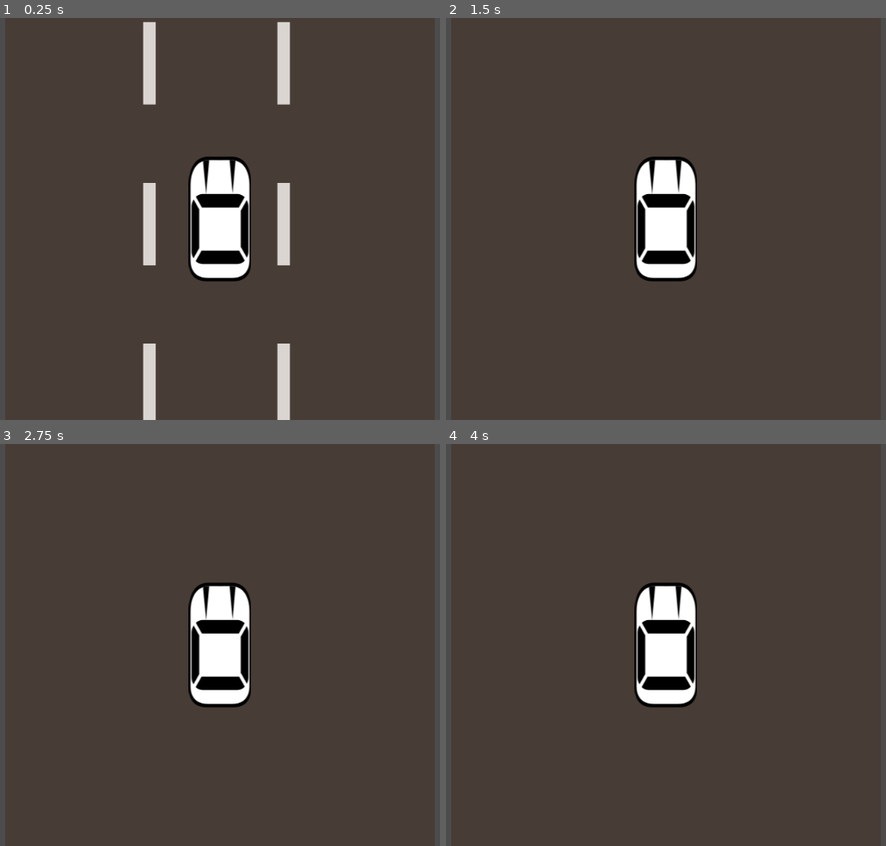
Above: before the commit, frames 1-4 (two rows, left to right).
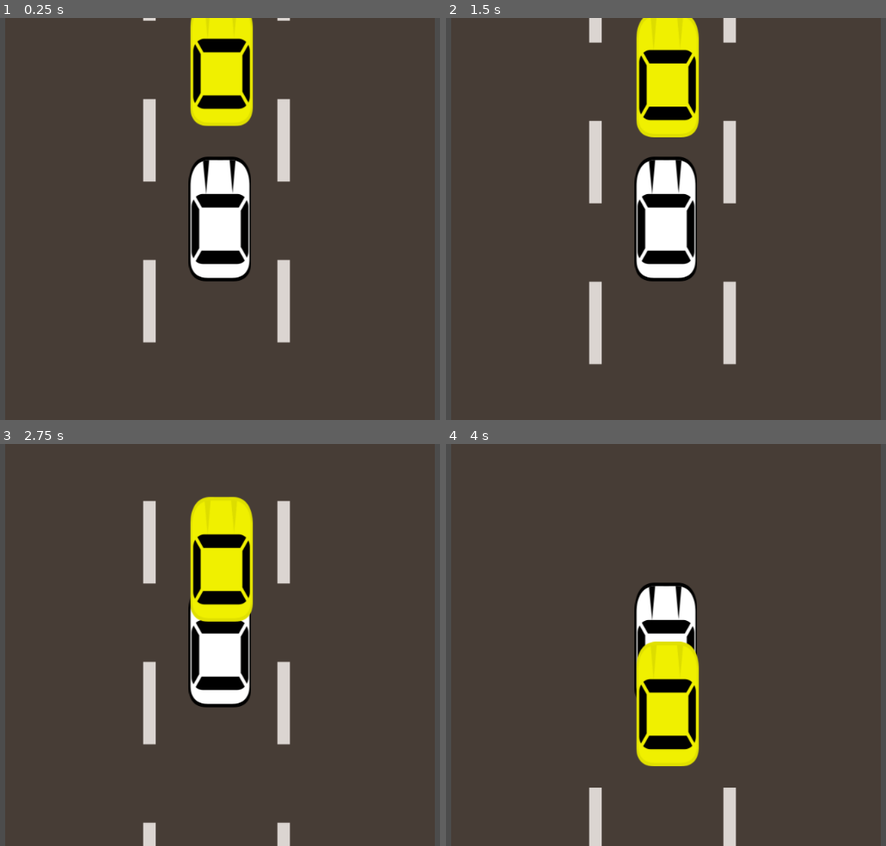
Above: after the commit, the same moments.

Repository: mamenjivar/CS-4700
Game: Godot game, scene res://scenes/game.tscn
The game is run twice, just before and just after one commit, with the same random seed, the same clock (stepped at 60 frames per second) and the same inputs.
Inputs:
- Up to frame 1 (0.25 s): no input
- Up to frame 2 (1.5 s): no input
- Up to frame 3 (2.75 s): no input
- Up to frame 4 (4 s): no input

The runs differ from the first frame. In frame 1, 9.9% of the frame differs, in the area x 32-67%, y 0-100%; in frame 2, 7.1%; in frame 3, 7.2%; in frame 4, 4.9%.

Commit message:
Fixed a major bug. Setpos and getpos were changed accordingly. AI car moves normally now.

Diff:
--- a/game04/packed/enemy/Enemy.gd
+++ b/game04/packed/enemy/Enemy.gd
@@ -1,28 +1,11 @@
 extends RigidBody2D
 
-var textures = [
-	preload("res://assets/images/car1.png"),
-	preload("res://assets/images/car2.png"),
-	preload("res://assets/images/car3.png"),
-	preload("res://assets/images/car4.png"),
-	preload("res://assets/images/car5.png"),
-	preload("res://assets/images/car6.png")
-]
-
-var _player = null
-var _speed_factor = 0.5
+var player = null
+var speed_factor = 0.5
 
 func _ready():
-	var random_texture = textures[rand_range(0,textures.size())]
-	get_node("Sprite").set_texture(random_texture)
-	_player = get_node("../Player")
-	add_to_group("enemy")
+	player = get_node("../Player")
 	set_process(true)
 
 func _process(delta):
-	set_pos(get_pos() + Vector2(0, _player.speed * _speed_factor * delta))
-
-func hit_by_player():
-	set_process(false)
-	set_mode(MODE_RIGID)
-	set_linear_velocity(Vector2(0,-_player.speed * _speed_factor))
+	set_position(get_position() + Vector2(0, player.speed * speed_factor * delta))
--- a/game04/packed/enemy/Enemy.tscn
+++ b/game04/packed/enemy/Enemy.tscn
@@ -1,13 +1,14 @@
-[gd_scene load_steps=3 format=2]
+[gd_scene load_steps=4 format=2]
 
-[ext_resource path="res://assets/images/car1.png" type="Texture" id=1]
+[ext_resource path="res://packed/enemy/Enemy.gd" type="Script" id=1]
+[ext_resource path="res://assets/images/car1.png" type="Texture" id=2]
 
 [sub_resource type="RectangleShape2D" id=1]
 
 custom_solver_bias = 0.0
 extents = Vector2( 45.7423, 93.2471 )
 
-[node name="Enemy" type="RigidBody2D" index="0"]
+[node name="Enemy" type="RigidBody2D"]
 
 input_pickable = false
 collision_layer = 1
@@ -27,6 +28,7 @@
 linear_damp = -1.0
 angular_velocity = 0.0
 angular_damp = -1.0
+script = ExtResource( 1 )
 _sections_unfolded = [ "Transform" ]
 __meta__ = {
 "_edit_group_": true
--- a/game04/packed/player/Player.gd
+++ b/game04/packed/player/Player.gd
@@ -1,25 +1,19 @@
 extends RigidBody2D
 
-var speed = 500
-var max_speed = 500
-var acceleration = 0
-
-# class member variables go here, for example:
-# var a = 2
-# var b = "textvar"
+var speed = 0
+var _max_speed = 500
+var _acceleration = 0
 
 func _ready():
-	# Called when the node is added to the scene for the first time.
-	# Initialization here
-	# pass
-	set_process(true)
+    connect("body_enter",self,"_on_body_enter")
+    set_process(true)
 
 func _process(delta):
-#	# Called every frame. Delta is time since last frame.
-#	# Update game logic here.
-#	pass
-    speed += acceleration
-    speed = min(speed,max_speed)
+    speed += _acceleration
+    speed = min(speed,_max_speed)
 
-    if(speed < max_speed):
-        acceleration += delta
+    if(speed < _max_speed):
+        _acceleration += delta
+
+func _on_body_enter(other):
+    print(other.get_name())
--- a/game04/scenes/game.tscn
+++ b/game04/scenes/game.tscn
@@ -1,8 +1,9 @@
-[gd_scene load_steps=4 format=2]
+[gd_scene load_steps=5 format=2]
 
 [ext_resource path="res://assets/images/road.png" type="Texture" id=1]
 [ext_resource path="res://scripts/bg.gd" type="Script" id=2]
 [ext_resource path="res://packed/player/Player.tscn" type="PackedScene" id=3]
+[ext_resource path="res://packed/enemy/Enemy.tscn" type="PackedScene" id=4]
 
 [node name="Root" type="Node2D" index="0"]
 
@@ -40,3 +41,7 @@
 editor_draw_screen = true
 editor_draw_limits = false
 editor_draw_drag_margin = false
+
+[node name="Enemy" parent="." index="3" instance=ExtResource( 4 )]
+
+position = Vector2( 2.27216, -231.751 )
Not shown: 1 places in game04/packed/enemy/Enemy.tscn that only renumber resources
